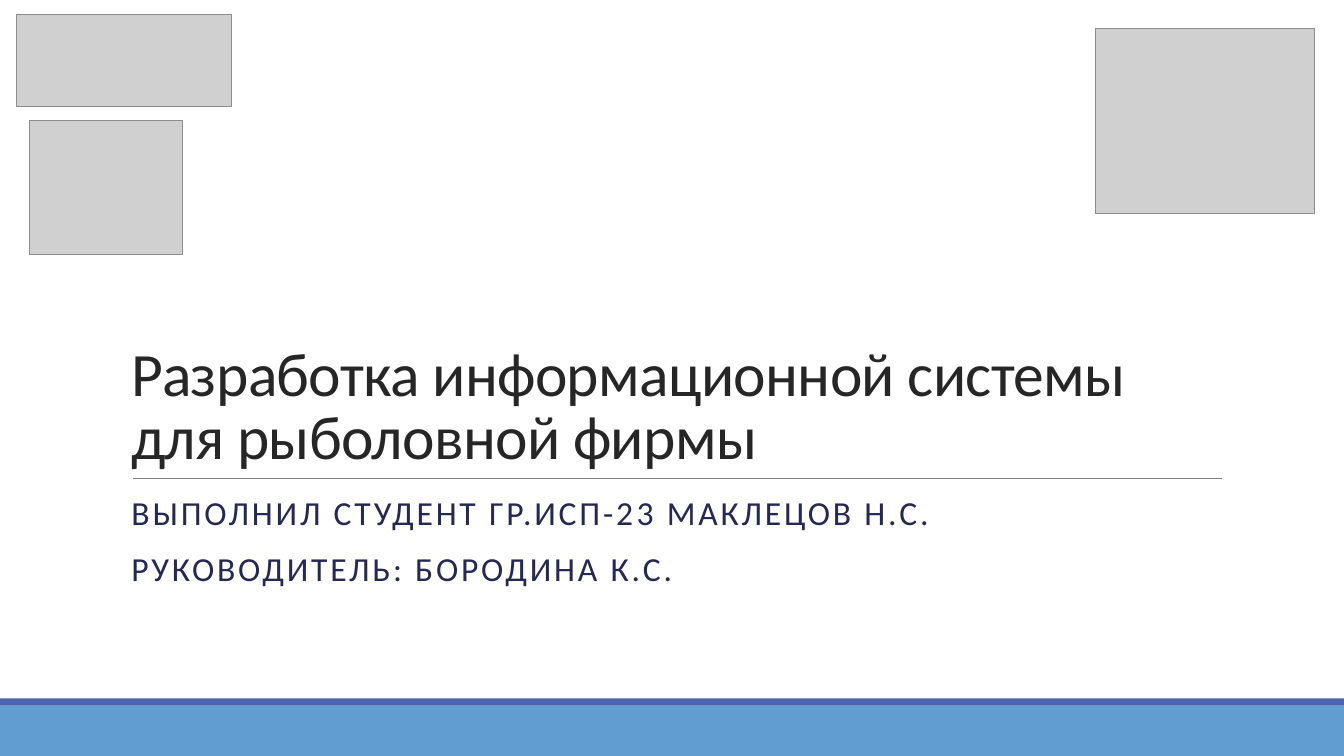
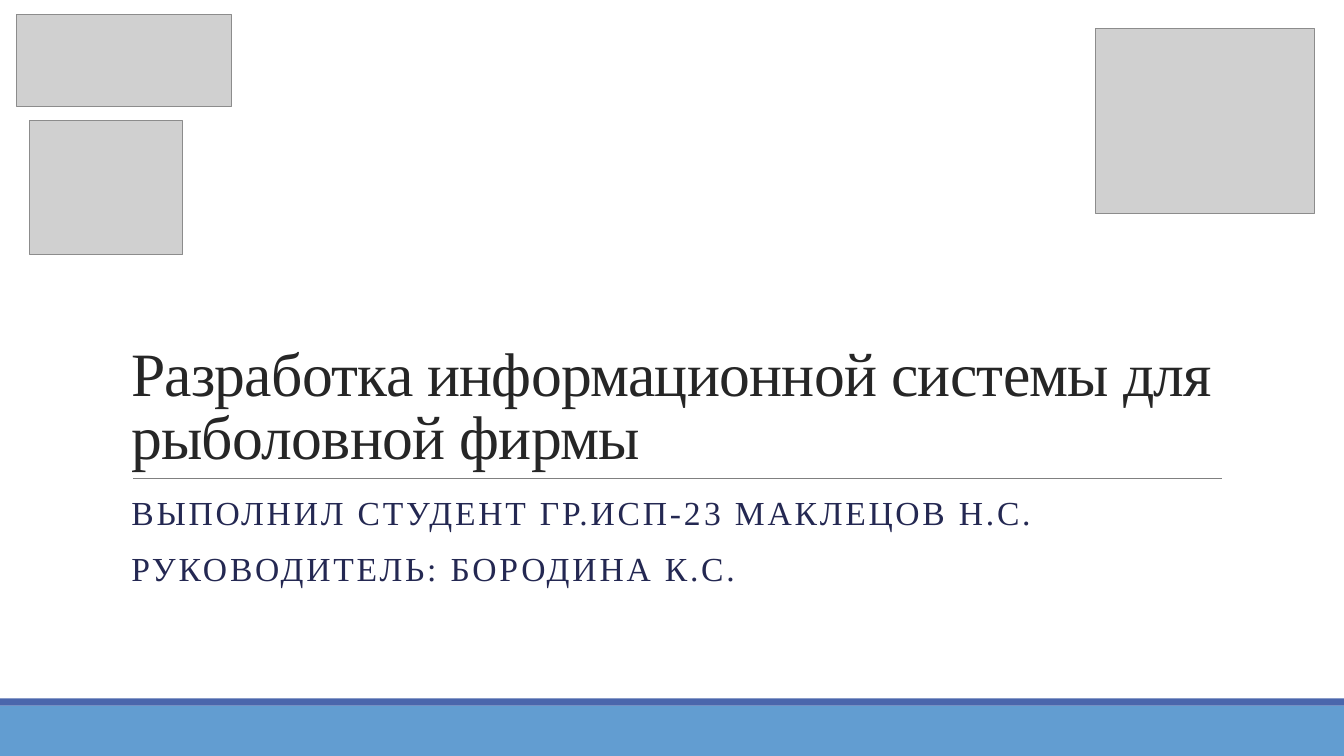
Before and after one commit to Assasin164th/Kursach, a slide deck: slide 1 of Готовое/Шаблон 01.01.pptx. Drawn at 1344x756 pixels with LibreOffice and Linux fonts; fonts in the diff are those of the drawing; grey boxes stand for pictures. Boxes give left, top, right and bottom in pixels: in the first picture for what was removed or moved away, otherwise in the second. Text is boxed around its words. In the diff, an @@ line names an element or a change of style, - is before the commit and + after.

```diff
--- a/Готовое/Шаблон 01.01.pptx
+++ b/Готовое/Шаблон 01.01.pptx
@@ title "Разработка информационной системы для рыболовной ..." at box(131, 352, 1212, 470): font Calibri to Times New Roman @@
@@ subtitle "ВЫПОЛНИЛ СТУДЕНТ ГР.ИСП-23 МАКЛЕЦОВ Н.С." at box(131, 502, 1031, 587): font Calibri to Times New Roman @@
```
Also in this commit, not shown: 14 other slides changed, 2 slides added, 3 other files.
